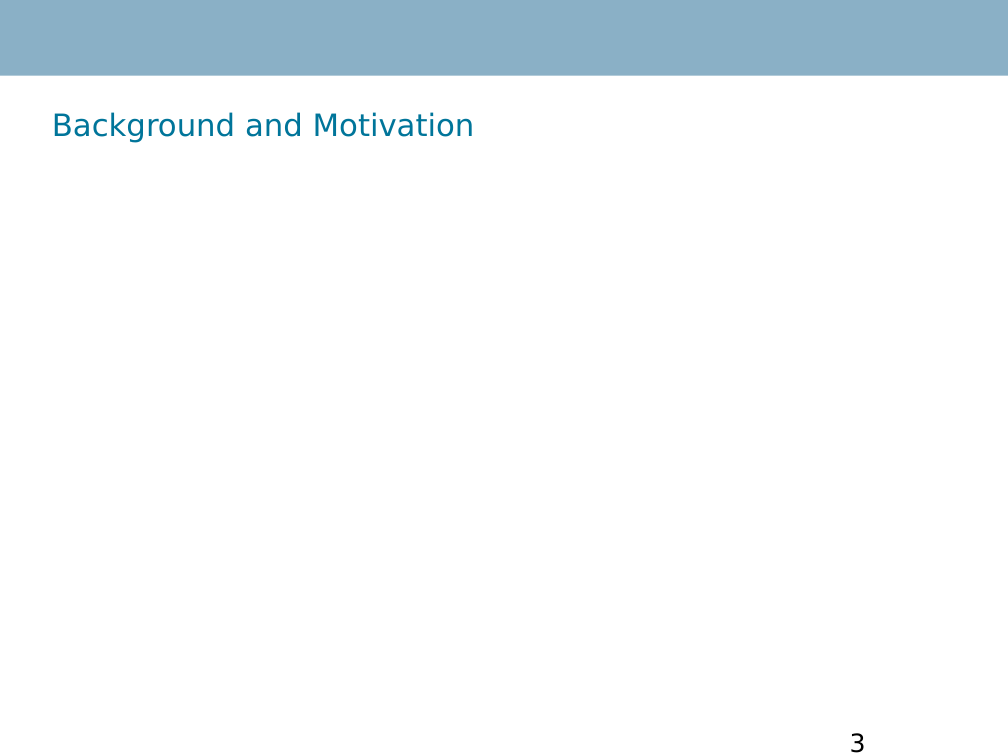
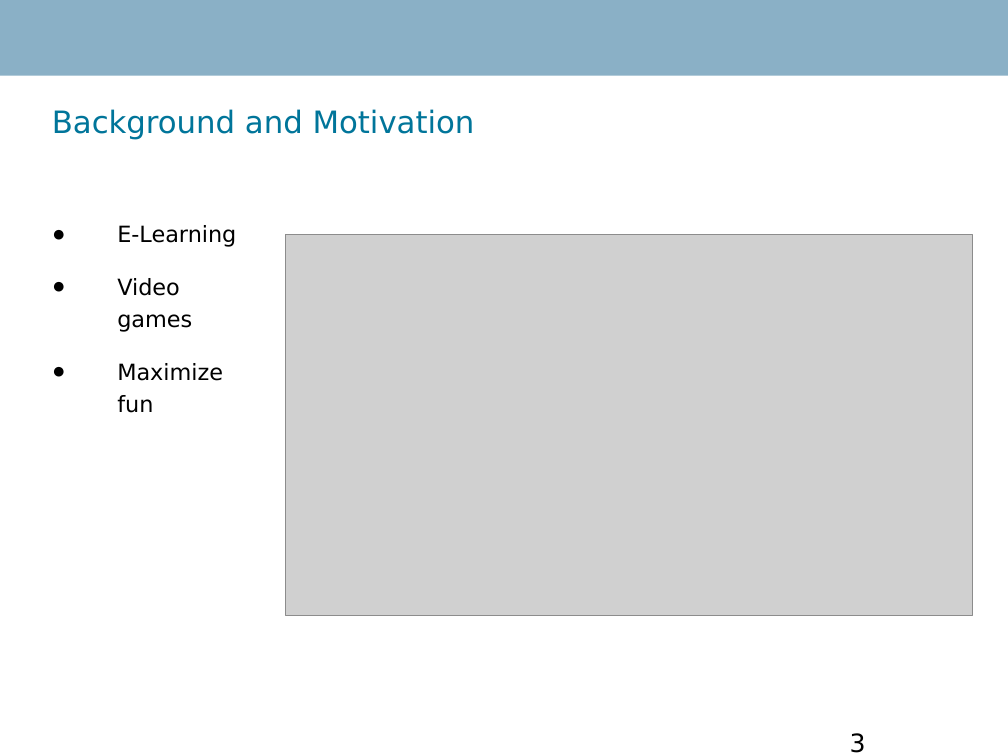
Before and after one commit to RobinTo/AdaptiveGame, a slide deck: slide 3 of IKT411 Advanced Project Report/presentation.ppt. Drawn at 1008x756 pixels with LibreOffice and Linux fonts; fonts in the diff are those of the drawing; grey boxes stand for pictures; background and template pictures are left out. Boxes give left, top, right and bottom in pixels: in the first picture for what was removed or moved away, otherwise in the second. Text is boxed around its words. In the diff, an @@ line names an element or a change of style, - is before the commit and + after.

```diff
--- a/IKT411 Advanced Project Report/presentation.ppt
+++ b/IKT411 Advanced Project Report/presentation.ppt
@@ title "Background and Motivation" at box(52, 109, 475, 139): line spacing 1 to 0.93 @@
@@ text added at box(117, 225, 236, 413), 16 pt, text #000000 @@
+● E-Learning
+● Video games
+● Maximize fun
@@ picture added at box(285, 235, 972, 615) @@
```
Also in this commit, not shown: 2 other slides changed, 9 slides added, 8 slides removed, 9 other files.
